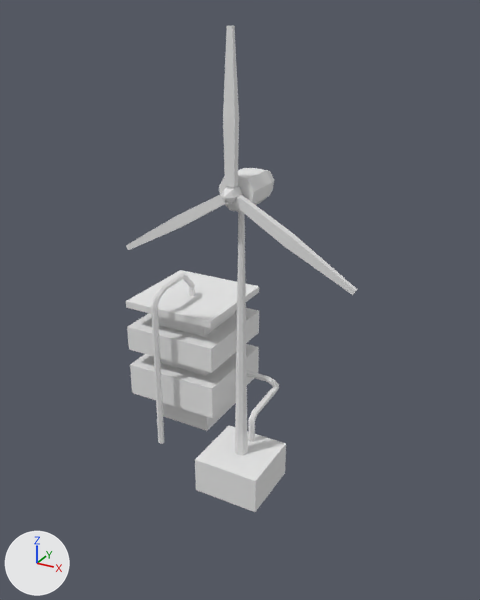
An edit to the Blender file blender/items/structures/WindPowerStation.blend, drawn before and after from the same camera.
Both versions are drawn from a camera (50 mm lens) standing at (9.27, -15.67, 12.24) and looking at (0.77, -0.2, 4.5). Lighting does not change. The marker at lower left points along +X, +Y and +Z.

Script lines for the objects in view, before the commit:
```python
ob_cable_1 = bpy.data.objects.new('Cable 1', me_cylinder_002)
ob_cable_1.location = (-1.6, 0.88, 3.63)
ob_cable_2 = bpy.data.objects.new('Cable 2', me_cylinder)
ob_cable_2.location = (1.42, -0.65, 0.21)
ob_case = bpy.data.objects.new('Case', me_cylinder_003)
ob_case.location = (1.42, -1.1, 8.06)
ob_case.rotation_euler = (1.571, 0.0, 0.0)  # degrees (90, 0, 0)
ob_ground = bpy.data.objects.new('Ground', me_cube_037)
ob_ground.location = (1.42, -1.31, -0.4)
ob_tower = bpy.data.objects.new('Tower', me_cylinder_001)
ob_tower.location = (1.42, -1.31, 4.06)
ob_tower.scale = (1.0, 1.0, 0.8)
ob_transformator = bpy.data.objects.new('Transformator', me_plane_001)
ob_transformator.location = (-1.59, 1.0, -0.59)
ob_wheel = bpy.data.objects.new('Wheel', me_plane)
ob_wheel.location = (1.42, -1.82, 8.06)
```
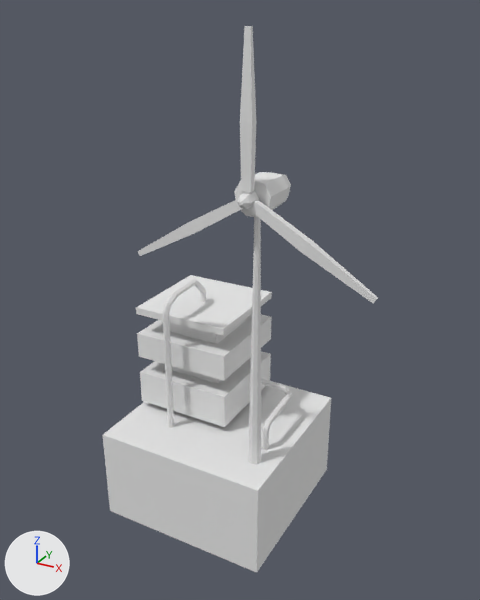
Changed parts and their boxes (x1, y1, x2, y2) in the pictures (480 x 600 px):
'Ground', moved, rescaled
    before: (195, 426, 286, 512)
    after: (103, 384, 331, 573)
'Transformator', moved
    before: (126, 270, 259, 431)
    after: (136, 275, 272, 427)
'Wheel', moved
    before: (126, 26, 357, 295)
    after: (138, 26, 378, 303)
'Tower', moved
    before: (235, 212, 248, 455)
    after: (248, 217, 261, 464)
'Cable 1', moved
    before: (151, 273, 195, 444)
    after: (162, 279, 206, 428)
'Case', moved
    before: (219, 168, 274, 212)
    after: (234, 172, 291, 218)
'Cable 2', moved
    before: (247, 370, 279, 442)
    after: (261, 378, 292, 450)

The change, as a diff of the scene's bpy script:
```diff
--- a/blender/items/structures/WindPowerStation.blend.py
+++ b/blender/items/structures/WindPowerStation.blend.py
@@ ob_cable_1 @@
 ob_cable_1 = bpy.data.objects.new('Cable 1', me_cylinder_002)
-ob_cable_1.location = (-1.6, 0.88, 3.63)
+ob_cable_1.location = (-1.02, 0.65, 3.63)
@@ ob_cable_2 @@
 ob_cable_2 = bpy.data.objects.new('Cable 2', me_cylinder)
-ob_cable_2.location = (1.42, -0.65, 0.21)
+ob_cable_2.location = (2.0, -0.89, 0.21)
@@ ob_transformator @@
 ob_transformator = bpy.data.objects.new('Transformator', me_plane_001)
-ob_transformator.location = (-1.59, 1.0, -0.59)
+ob_transformator.location = (-1.01, 0.77, -0.59)
@@ ob_case @@
 ob_case = bpy.data.objects.new('Case', me_cylinder_003)
-ob_case.location = (1.42, -1.1, 8.06)
+ob_case.location = (2.0, -1.33, 8.06)
 ob_case.rotation_euler = (1.571, 0.0, 0.0)  # degrees (90, 0, 0)
@@ ob_wheel @@
 ob_wheel = bpy.data.objects.new('Wheel', me_plane)
-ob_wheel.location = (1.42, -1.82, 8.06)
+ob_wheel.location = (2.0, -2.06, 8.06)
@@ ob_tower @@
 ob_tower = bpy.data.objects.new('Tower', me_cylinder_001)
-ob_tower.location = (1.42, -1.31, 4.06)
+ob_tower.location = (2.0, -1.55, 4.06)
 ob_tower.scale = (1.0, 1.0, 0.8)
@@ ob_ground @@
 ob_ground = bpy.data.objects.new('Ground', me_cube_037)
-ob_ground.location = (1.42, -1.31, -0.4)
+ob_ground.location = (0.0, 0.0, -1.29)
+ob_ground.scale = (2.69, 2.69, 2.69)
```
